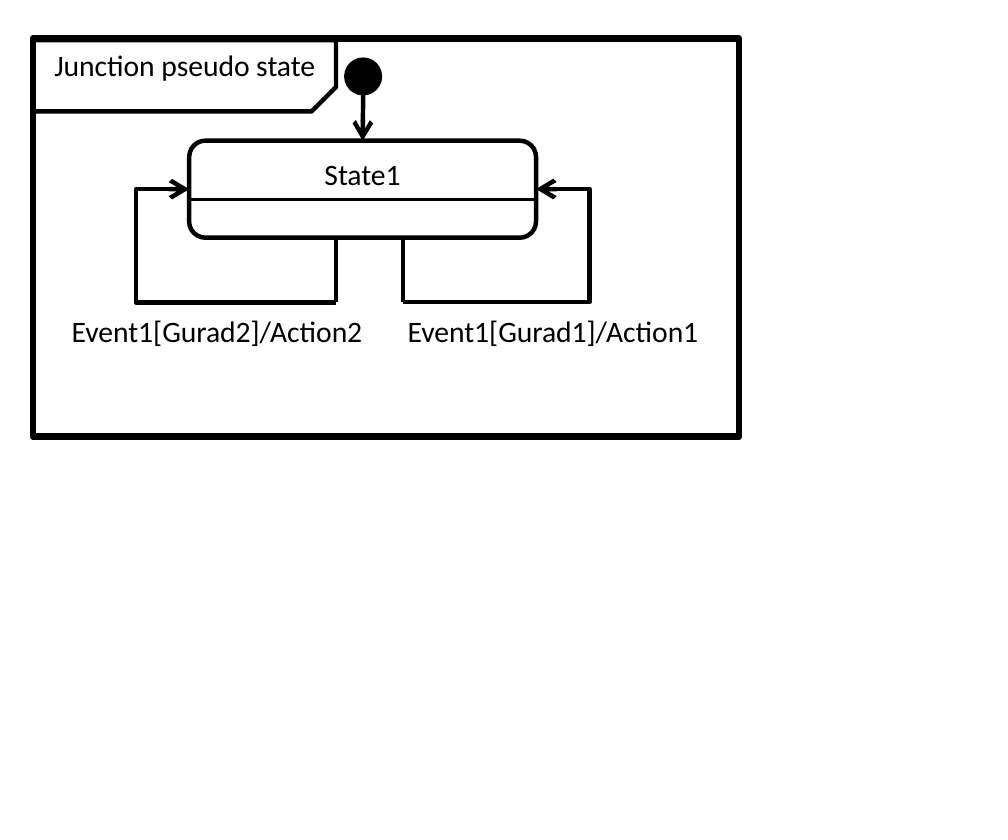
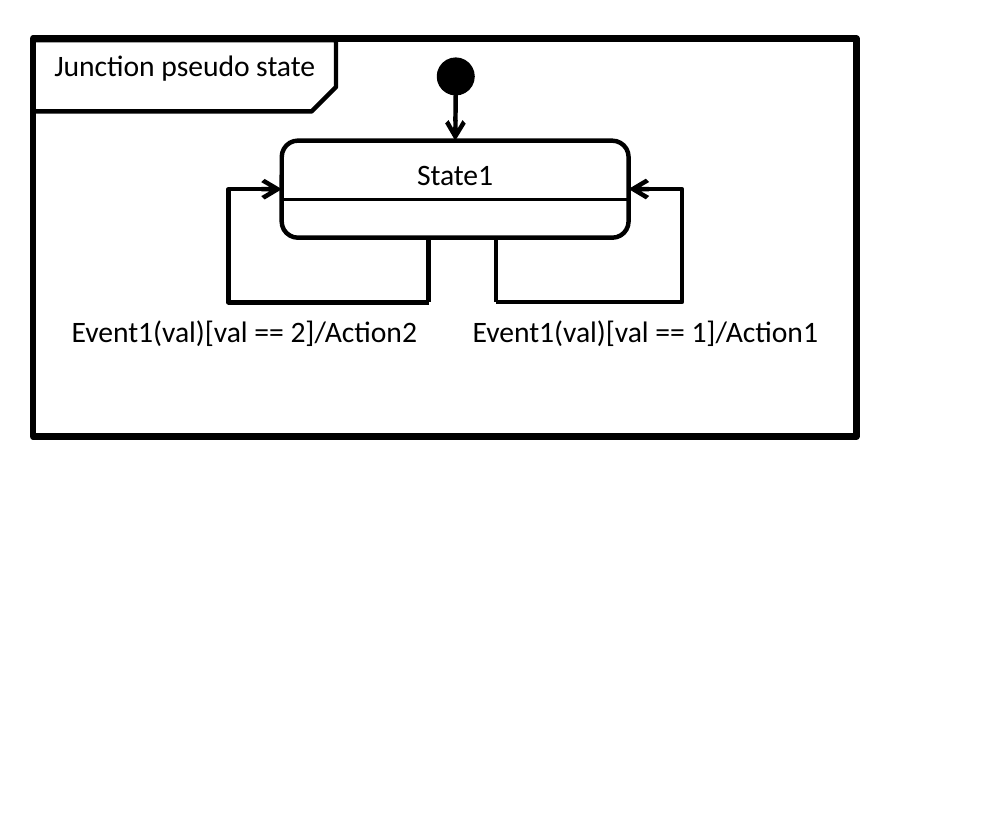
Before and after one commit to redboltz/cpp_sample, a slide deck: slide 6 of boost_training/msm/fig.pptx. Drawn at 1008x840 pixels with LibreOffice and Linux fonts; fonts in the diff are those of the drawing. Boxes give left, top, right and bottom in pixels: in the first picture for what was removed or moved away, otherwise in the second. Text is boxed around its words. In the diff, an @@ line names an element or a change of style, - is before the commit and + after.

```diff
--- a/boost_training/msm/fig.pptx
+++ b/boost_training/msm/fig.pptx
@@ rectangle resized from (x1=32, y1=38, x2=737, y2=437) to (x1=32, y1=38, x2=855, y2=437) @@
@@ ellipse moved from (x1=345, y1=60, x2=379, y2=94) to (x1=439, y1=60, x2=473, y2=94) @@
@@ 2 elbow arrows, 2 lines, 1 rounded rectangle, 1 arrow moved together from (x1=136, y1=94, x2=588, y2=303) to (x1=228, y1=94, x2=682, y2=303) @@
@@ line moved from (190, 200) - (535, 200) to (283, 200) - (627, 200) @@
@@ text at (x1=72, y1=320, x2=417, y2=346): text changed @@
-Event1[Gurad2]/Action2
+Event1(val)[val == 2]/Action2
@@ text at (x1=473, y1=320, x2=818, y2=346): text changed @@
-Event1[Gurad1]/Action1
+Event1(val)[val == 1]/Action1
```
Also in this commit, not shown: 1 other slide changed, 2 other files.
